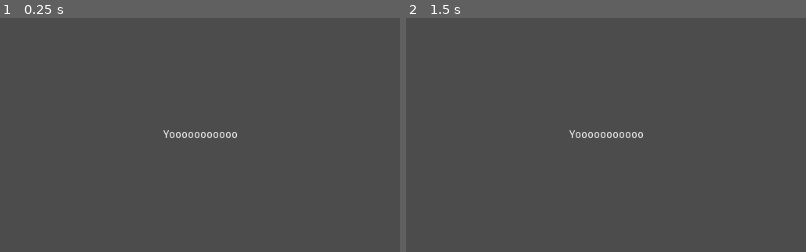
Above: before the commit, frames 1-2 (left to right).
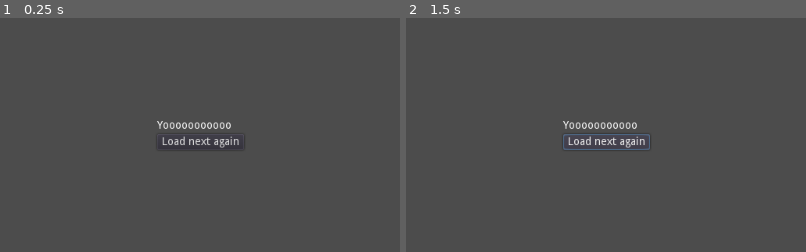
Above: after the commit, the same moments.

Repository: devnull-twitch/level-loading-tests
Game: Godot game, scene res://TargetScene.tscn
The game is run twice, just before and just after one commit, with the same random seed, the same clock (stepped at 60 frames per second) and the same inputs.
Inputs (mouse positions are % of the whole screen's width and height, from its top left):
- Up to frame 1 (0.25 s): no input
- Up to frame 2 (1.5 s): click (50, 52) at 0.5 s, where only the run after the commit has a clickable "Load next again"; click (50, 52) at 1.25 s, where only the run after the commit has a clickable "Load next again"
The pictures show only the part of the screen within x 25-75%, y 25-75%; the shares and areas given below are measured in that part.

The runs differ from the first frame. In frame 1, 1.1% of the frame differs, in the area x 39-60%, y 44-56%; in frame 2, 1.2%, in the area x 39-61%, y 44-57%.
Error after the commit: Invalid get index 'download_url' (on base: 'Nil'). (res://Start.gd:38)

Commit message:
fix: add some more testing to target scene

Diff:
--- /dev/null
+++ b/NextEndButton.gd
@@ -0,0 +1,5 @@
+extends Button
+
+
+func _on_Button_pressed():
+	get_node("../../../..").load_next()
--- a/Start.gd
+++ b/Start.gd
@@ -2,11 +2,12 @@
 
 var http_request_node
 var http_downloader_node
-var scene_file
+var resource_pack_file
+var main_scene_file
 
 func _ready():
 	# Maybe not have a static name here? Plus is this relative "path" okay?
-	scene_file = 'nextgame.pck'
+	resource_pack_file = 'nextgame.pck'
 
 	http_request_node = HTTPRequest.new()
 	http_request_node.connect("request_completed", self, "_http_request_next_completed")
@@ -18,7 +19,13 @@
 
 # Call this from wherever
 func load_next():
-	var error = http_request_node.request("http://localhost:8082/godot-delivery/next-game")
+	var platform = "windowsdesktop"
+	if OS.get_name() == "X11":
+		platform = "linuxx11"
+
+	var game_name = ProjectSettings["application/config/name"]
+
+	var error = http_request_node.request("http://localhost:8082/godot-delivery/next-game?platform=" + platform + "&gamename=" + game_name)
 	if error != OK:
 		push_error("An error occurred in the HTTP request to load the next level identifier.")
 
@@ -27,9 +34,11 @@
 		push_error("Next level loader got BadRequest")
 		return
 
-	var download_url = body.get_string_from_utf8()
+	var response = parse_json(body.get_string_from_utf8())
+	var download_url = response["download_url"]
+	main_scene_file = response["main_scene"]
 
-	http_downloader_node.download_file = scene_file
+	http_downloader_node.download_file = resource_pack_file
 	http_downloader_node.request(download_url)
 
 func _http_request_download_completed(result, response_code, headers, body):
@@ -37,6 +46,11 @@
 		push_error("Next level downloader got BadRequest")
 		return
 
-	var error = get_tree().change_scene(scene_file)
+	var success = ProjectSettings.load_resource_pack(resource_pack_file)
+	if !success:
+		push_error("Unable to load resource pack")
+		return
+
+	var error = get_tree().change_scene(main_scene_file)
 	if error != OK:
 		push_error("Unable to change to new scene")
--- a/TargetScene.tscn
+++ b/TargetScene.tscn
@@ -1,6 +1,10 @@
-[gd_scene format=2]
+[gd_scene load_steps=3 format=2]
+
+[ext_resource path="res://Start.gd" type="Script" id=1]
+[ext_resource path="res://NextEndButton.gd" type="Script" id=2]
 
 [node name="Node2D" type="Node2D"]
+script = ExtResource( 1 )
 
 [node name="CanvasLayer" type="CanvasLayer" parent="."]
 
@@ -8,9 +12,22 @@
 anchor_right = 1.0
 anchor_bottom = 1.0
 
-[node name="Label" type="Label" parent="CanvasLayer/CenterContainer"]
-margin_left = 464.0
-margin_top = 293.0
-margin_right = 559.0
-margin_bottom = 307.0
+[node name="VBoxContainer" type="VBoxContainer" parent="CanvasLayer/CenterContainer"]
+margin_left = 456.0
+margin_top = 281.0
+margin_right = 567.0
+margin_bottom = 319.0
+
+[node name="Label" type="Label" parent="CanvasLayer/CenterContainer/VBoxContainer"]
+margin_right = 111.0
+margin_bottom = 14.0
 text = "Yooooooooooo"
+
+[node name="Button" type="Button" parent="CanvasLayer/CenterContainer/VBoxContainer"]
+margin_top = 18.0
+margin_right = 111.0
+margin_bottom = 38.0
+text = "Load next again"
+script = ExtResource( 2 )
+
+[connection signal="pressed" from="CanvasLayer/CenterContainer/VBoxContainer/Button" to="CanvasLayer/CenterContainer/VBoxContainer/Button" method="_on_Button_pressed"]
Not shown, added: nextgame.pck
